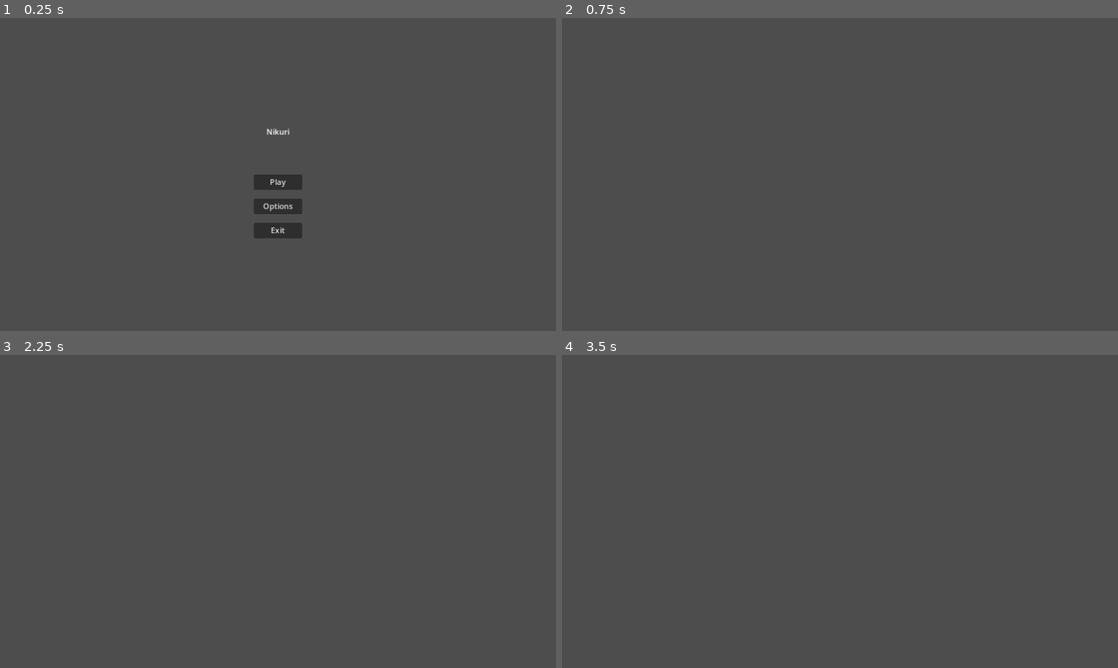
Above: before the commit, frames 1-4 (two rows, left to right).
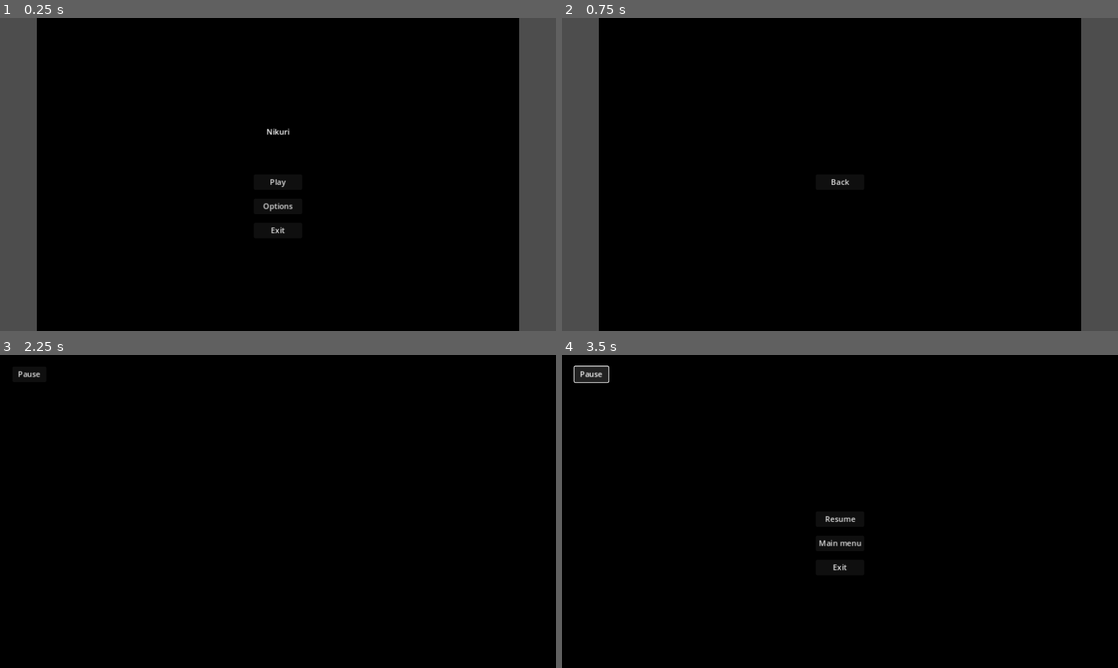
Above: after the commit, the same moments.

Repository: ondhan/nikuri
Game: Godot game, scene res://main_menu/main_menu.tscn
The game is run twice, just before and just after one commit, with the same random seed, the same clock (stepped at 60 frames per second) and the same inputs.
Inputs (mouse positions are in pixels of both pictures, inside the frame that each line leads up to):
- Up to frame 1 (0.25 s): no input
- Up to frame 2 (0.75 s): click "Options" at 0.5 s
- Up to frame 3 (2.25 s): click (278, 517) at 1.25 s, where only the run after the commit has a clickable "Back"; click (278, 517) at 2 s, where only the run after the commit has a clickable "Play"
- Up to frame 4 (3.5 s): click (589, 373) at 2.75 s, where only the run after the commit has a clickable "Pause"

The runs differ from the first frame. In frame 1, 87% of the frame differs, in the area x 6-94%, y 0-100%; in frame 2, 87%; in frame 3, 100%, in the area x 0-100%, y 0-100%; in frame 4, 100%.

Commit message:
Update 3 - screens and buttons
- added "back" button to the options scene
- added pause button and pause menu to the game scene
- added "resume", "main menu", and "exit" to pause menu scene
- added black background to main menu, options, and game scenes

Diff:
--- a/game_screen/game_screen.gd
+++ b/game_screen/game_screen.gd
@@ -1,5 +1,4 @@
 extends Node2D
-
 
 # Called when the node enters the scene tree for the first time.
 func _ready() -> void:
@@ -10,3 +9,21 @@
 # Called every frame. 'delta' is the elapsed time since the previous frame.
 func _process(delta: float) -> void:
 	pass
+
+
+func _on_pause_button_pressed() -> void:
+	var PauseScreen = get_node("PauseScreen")
+	PauseScreen.set_visible(true)
+
+
+func _on_resume_button_pressed() -> void:
+	var PauseScreen = get_node("PauseScreen")
+	PauseScreen.set_visible(false)
+
+
+func _on_main_menu_button_pressed() -> void:
+	get_tree().change_scene_to_file("res://main_menu/main_menu.tscn")
+
+
+func _on_exit_button_pressed() -> void:
+	get_tree().quit()
--- a/game_screen/game_screen.tscn
+++ b/game_screen/game_screen.tscn
@@ -2,5 +2,81 @@
 
 [ext_resource type="Script" path="res://game_screen/game_screen.gd" id="1_10y4f"]
 
-[node name="Game screen" type="Node2D"]
+[node name="GameScreen" type="Node2D"]
 script = ExtResource("1_10y4f")
+
+[node name="ColorRect" type="ColorRect" parent="."]
+custom_minimum_size = Vector2(1500, 1000)
+anchors_preset = 15
+anchor_right = 1.0
+anchor_bottom = 1.0
+offset_left = -500.0
+offset_top = -500.0
+offset_right = 500.0
+offset_bottom = 500.0
+grow_horizontal = 2
+grow_vertical = 2
+color = Color(0, 0, 0, 1)
+
+[node name="PauseButton" type="Button" parent="."]
+anchors_preset = 8
+anchor_left = 0.5
+anchor_top = 0.5
+anchor_right = 0.5
+anchor_bottom = 0.5
+offset_left = -550.0
+offset_top = -300.0
+offset_right = -480.0
+offset_bottom = -269.0
+grow_horizontal = 2
+grow_vertical = 2
+text = "Pause"
+
+[node name="PauseScreen" type="Node2D" parent="."]
+visible = false
+
+[node name="ResumeButton" type="Button" parent="PauseScreen"]
+anchors_preset = 8
+anchor_left = 0.5
+anchor_top = 0.5
+anchor_right = 0.5
+anchor_bottom = 0.5
+offset_left = -50.0
+offset_right = 50.0
+offset_bottom = 31.0
+grow_horizontal = 2
+grow_vertical = 2
+text = "Resume"
+
+[node name="MainMenuButton" type="Button" parent="PauseScreen"]
+anchors_preset = 8
+anchor_left = 0.5
+anchor_top = 0.5
+anchor_right = 0.5
+anchor_bottom = 0.5
+offset_left = -50.0
+offset_top = 50.0
+offset_right = 50.0
+offset_bottom = 81.0
+grow_horizontal = 2
+grow_vertical = 2
+text = "Main menu"
+
+[node name="ExitButton" type="Button" parent="PauseScreen"]
+anchors_preset = 8
+anchor_left = 0.5
+anchor_top = 0.5
+anchor_right = 0.5
+anchor_bottom = 0.5
+offset_left = -50.0
+offset_top = 100.0
+offset_right = 50.0
+offset_bottom = 131.0
+grow_horizontal = 2
+grow_vertical = 2
+text = "Exit"
+
+[connection signal="pressed" from="PauseButton" to="." method="_on_pause_button_pressed"]
+[connection signal="pressed" from="PauseScreen/ResumeButton" to="." method="_on_resume_button_pressed"]
+[connection signal="pressed" from="PauseScreen/MainMenuButton" to="." method="_on_main_menu_button_pressed"]
+[connection signal="pressed" from="PauseScreen/ExitButton" to="." method="_on_exit_button_pressed"]
--- a/main_menu/main_menu.gd
+++ b/main_menu/main_menu.gd
@@ -1,5 +1,4 @@
 extends Node2D
-
 
 # Called when the node enters the scene tree for the first time.
 func _ready() -> void:
--- a/main_menu/main_menu.tscn
+++ b/main_menu/main_menu.tscn
@@ -2,8 +2,21 @@
 
 [ext_resource type="Script" path="res://main_menu/main_menu.gd" id="1_wckvx"]
 
-[node name="Main menu" type="Node2D"]
+[node name="MainMenu" type="Node2D"]
 script = ExtResource("1_wckvx")
+
+[node name="ColorRect" type="ColorRect" parent="."]
+custom_minimum_size = Vector2(1000, 1000)
+anchors_preset = 15
+anchor_right = 1.0
+anchor_bottom = 1.0
+offset_left = -500.0
+offset_top = -500.0
+offset_right = 500.0
+offset_bottom = 500.0
+grow_horizontal = 2
+grow_vertical = 2
+color = Color(0, 0, 0, 1)
 
 [node name="Title" type="Label" parent="."]
 anchors_preset = 8
--- a/options_menu/options_menu.gd
+++ b/options_menu/options_menu.gd
@@ -10,3 +10,7 @@
 # Called every frame. 'delta' is the elapsed time since the previous frame.
 func _process(delta: float) -> void:
 	pass
+
+
+func _on_back_button_pressed() -> void:
+	get_tree().change_scene_to_file("res://main_menu/main_menu.tscn")
--- a/options_menu/options_menu.tscn
+++ b/options_menu/options_menu.tscn
@@ -2,5 +2,26 @@
 
 [ext_resource type="Script" path="res://options_menu/options_menu.gd" id="1_uhb8j"]
 
-[node name="Options menu" type="Node2D"]
+[node name="OptionsMenu" type="Node2D"]
 script = ExtResource("1_uhb8j")
+
+[node name="ColorRect" type="ColorRect" parent="."]
+custom_minimum_size = Vector2(1000, 1000)
+anchors_preset = 15
+anchor_right = 1.0
+anchor_bottom = 1.0
+offset_left = -500.0
+offset_top = -500.0
+offset_right = 500.0
+offset_bottom = 500.0
+grow_horizontal = 2
+grow_vertical = 2
+color = Color(0, 0, 0, 1)
+
+[node name="BackButton" type="Button" parent="."]
+offset_left = -50.0
+offset_right = 50.0
+offset_bottom = 31.0
+text = "Back"
+
+[connection signal="pressed" from="BackButton" to="." method="_on_back_button_pressed"]
